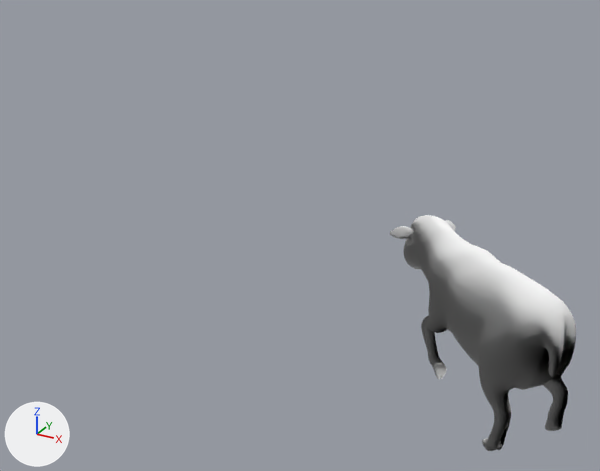
The FBX model Assets/DeltaModels/UpdatedModels/Sheep.fbx as it was, and as the next commit left it.
Rendered twice from a 50 mm camera at (0.428, -0.172, 0.478) aimed at (0.02, 0.568, 0.108). The axes (+X, +Y, +Z) are drawn at lower left. The lights are the same throughout. Both versions are drawn at frame 315 of the action 'Take 001'; the numbers are the values there.

Names of what the first picture shows: 'SHEEP'.
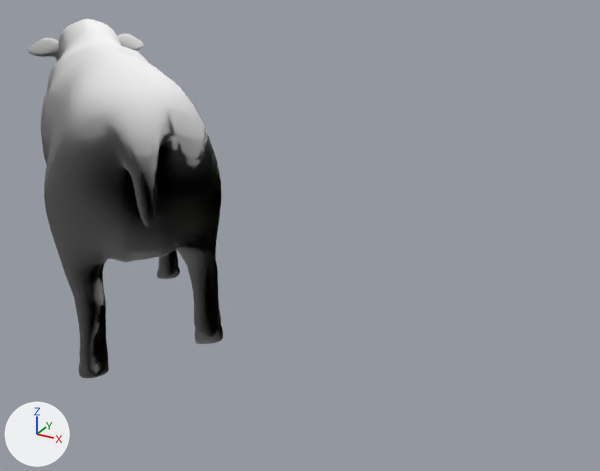
Location of each change, (x1, y1, x2, y2) in pixels of the pictures (600 x 471 px):
'SHEEP', moved, rescaled (52% taller)
    before: (390, 215, 576, 451)
    after: (28, 19, 223, 378)

The change in detail:
Object 'SHEEP' (ob_sheep) moves from (0.251, 0.517, -0.006) to (-0.178, 0.508, -0.013).
Object 'SHEEP' (ob_sheep) is rescaled from (0.00217, 0.00217, 0.00217) to (0.00441, 0.00441, 0.00441).
